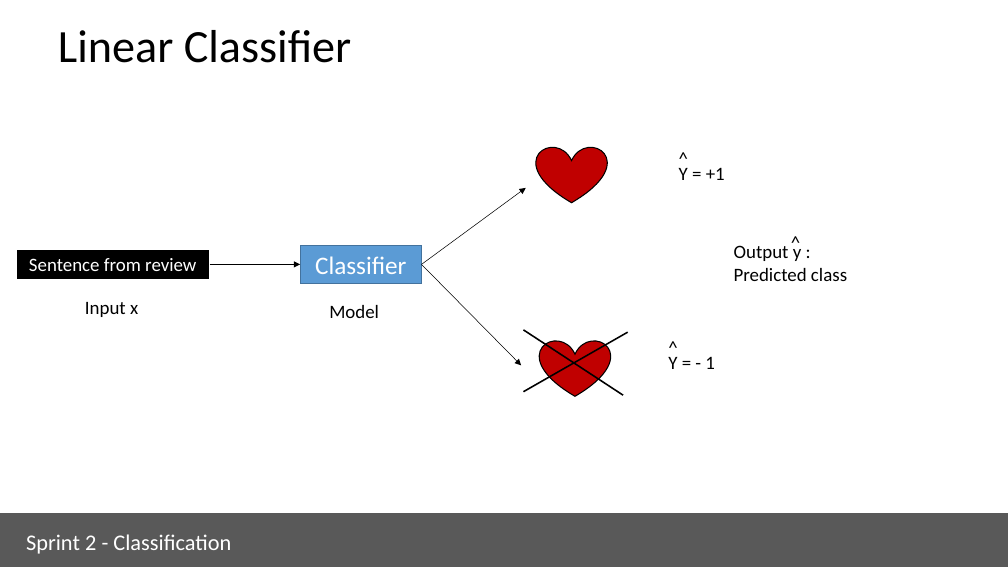
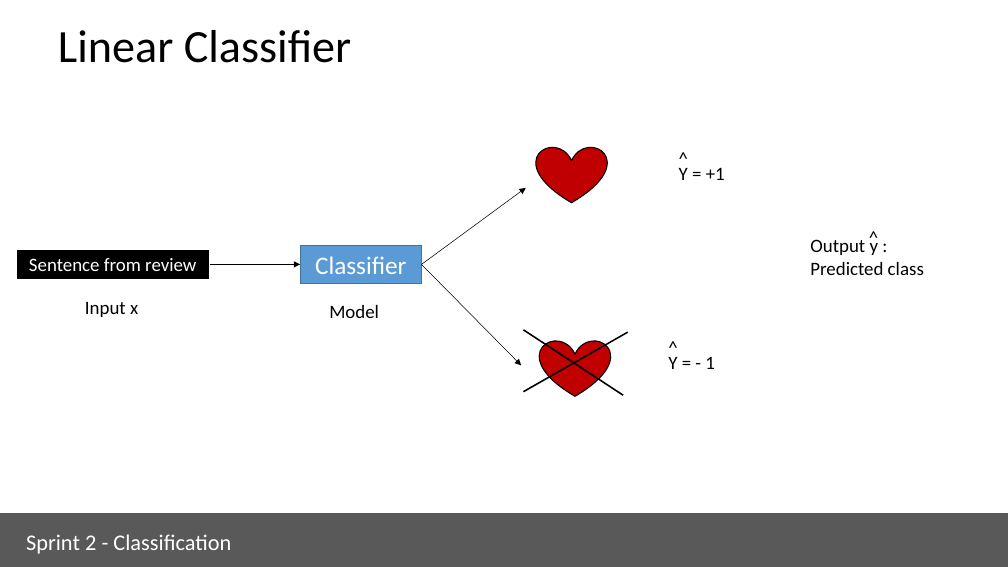
Before and after one commit to ua-dsf/ML_sprint, a slide deck: slide 6 of sprint2_classification/module1_regression_part2.pptx. Drawn at 1008x567 pixels with LibreOffice and Linux fonts; fonts in the diff are those of the drawing. Boxes give left, top, right and bottom in pixels: in the first picture for what was removed or moved away, otherwise in the second. Text is boxed around its words. In the diff, an @@ line names an element or a change of style, - is before the commit and + after.

Commit message:
classification

```diff
--- a/sprint2_classification/module1_regression_part2.pptx
+++ b/sprint2_classification/module1_regression_part2.pptx
@@ text "Output y :": place and size @@
-text "Output y :" at bbox=[734, 245, 847, 281]
+text "Output y :" at bbox=[810, 237, 924, 275]
@@ text "^": place and size @@
-text "^" at bbox=[783, 227, 808, 257]
+text "^" at bbox=[861, 222, 886, 253]
```
Also in this commit, not shown: 6 other slides changed, 13 slides added, 1 other file.
